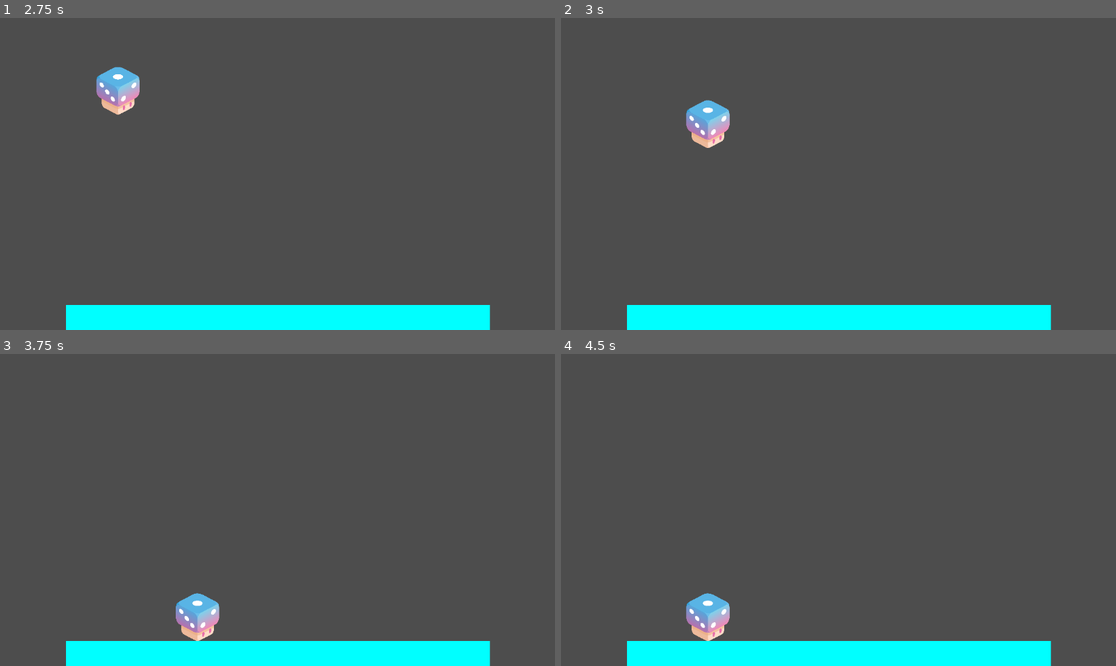
Above: before the commit, frames 1-4 (two rows, left to right).
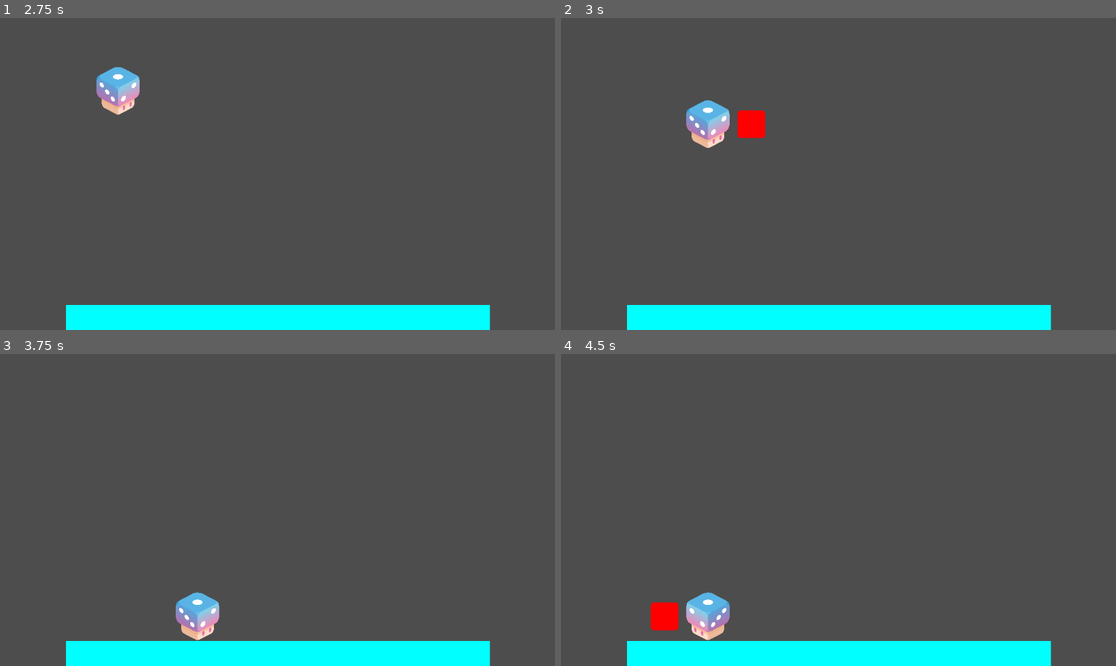
Above: after the commit, the same moments.

Repository: PlaySorbonne/projet-pixel
Game: Godot game, scene res://scenes/Menus/MenuPersistent.tscn
The game is run twice, just before and just after one commit, with the same random seed, the same clock (stepped at 60 frames per second) and the same inputs. The engine's default icon, where the game draws it, is replaced by a stand-in: a white triangle on a blue panel in a dark square.
Inputs:
- Up to frame 1 (2.75 s): click "Start" at 0.5 s; tap Enter (attack) at 1.25 s; hold D (right) 1.28-2 s; hold Enter (attack) 1.28-2 s; tap Space (jump) at 1.52 s; click "Play game" at 2 s
- Up to frame 2 (3 s): hold D (right) from 2.78 s (still down); tap Enter (attack) at 2.85 s
- Up to frame 3 (3.75 s): tap Space (jump) at 3.02 s; release D (right) at 3.53 s; hold A (left) from 3.53 s (still down); hold Shift (special) from 3.53 s (still down)
- Up to frame 4 (4.5 s): tap Enter (attack) at 3.8, 4.35 s; release A (left) at 4.28 s; release Shift (special) at 4.28 s; hold D (right) from 4.28 s (still down)

Frame 1 is identical in both runs. In frame 2, 0.4% of the frame differs, in the area x 31-37%, y 29-39%; in frame 3, 0.2%; in frame 4, 1.1%, in the area x 16-31%, y 76-92%.

Commit message:
reworked player character + added fighter character + basic attack

Diff:
--- a/scenes/Characters/Elements/AttackHitbox.tscn
+++ b/scenes/Characters/Elements/AttackHitbox.tscn
@@ -4,6 +4,7 @@
 [ext_resource type="Texture2D" uid="uid://dxlji7oy1y5hf" path="res://icon.svg" id="2_idmsv"]
 
 [sub_resource type="RectangleShape2D" id="RectangleShape2D_8u0yq"]
+size = Vector2(60, 60)
 
 [node name="Hitbox" type="Area2D"]
 script = ExtResource("1_tt78l")
@@ -13,7 +14,7 @@
 
 [node name="Sprite2D" type="Sprite2D" parent="."]
 modulate = Color(100, 0, 0, 1)
-scale = Vector2(0.15, 0.15)
+scale = Vector2(0.45, 0.45)
 texture = ExtResource("2_idmsv")
 
 [node name="Timer" type="Timer" parent="."]
--- /dev/null
+++ b/scenes/Characters/Fighter.tscn
@@ -0,0 +1,23 @@
+[gd_scene load_steps=4 format=3 uid="uid://dlo5qcfkkb5ti"]
+
+[ext_resource type="Script" path="res://scripts/FighterCharacter.gd" id="1_phwhv"]
+[ext_resource type="Texture2D" uid="uid://c4xo86p4oj20a" path="res://sprites/champsu_only.svg" id="2_7jhj1"]
+
+[sub_resource type="RectangleShape2D" id="RectangleShape2D_re781"]
+size = Vector2(90, 100)
+
+[node name="Fighter" type="CharacterBody2D"]
+script = ExtResource("1_phwhv")
+
+[node name="Sprite2D" type="Sprite2D" parent="."]
+scale = Vector2(0.11, 0.11)
+texture = ExtResource("2_7jhj1")
+
+[node name="CollisionShape2D" type="CollisionShape2D" parent="."]
+shape = SubResource("RectangleShape2D_re781")
+
+[node name="AttackLocation" type="Marker2D" parent="."]
+position = Vector2(90, 0)
+
+[node name="InvincibilityTimer" type="Timer" parent="."]
+one_shot = true
--- /dev/null
+++ b/scenes/Characters/Player.tscn
@@ -0,0 +1,10 @@
+[gd_scene load_steps=3 format=3 uid="uid://ofdotmbw4jkx"]
+
+[ext_resource type="PackedScene" uid="uid://dlo5qcfkkb5ti" path="res://scenes/Characters/Fighter.tscn" id="1_cukm7"]
+[ext_resource type="Script" path="res://scripts/player.gd" id="2_7jbn1"]
+
+[node name="PlayerCharacter" instance=ExtResource("1_cukm7")]
+script = ExtResource("2_7jbn1")
+attack_damage = 1
+attack_intensity = 1
+attack_duration = 0.4
--- a/scenes/Menus/Submenus/GameSessionCreator.tscn
+++ b/scenes/Menus/Submenus/GameSessionCreator.tscn
@@ -1,7 +1,7 @@
 [gd_scene load_steps=5 format=3 uid="uid://coooilpqwhd7p"]
 
 [ext_resource type="Script" path="res://scripts/GameSessionCreator.gd" id="1_dew6n"]
-[ext_resource type="PackedScene" uid="uid://dlo5qcfkkb5ti" path="res://scenes/player.tscn" id="2_5vqkf"]
+[ext_resource type="PackedScene" uid="uid://ofdotmbw4jkx" path="res://scenes/Characters/Player.tscn" id="2_ych37"]
 
 [sub_resource type="LabelSettings" id="LabelSettings_keads"]
 font_size = 28
@@ -16,7 +16,7 @@
 grow_horizontal = 2
 grow_vertical = 2
 script = ExtResource("1_dew6n")
-player_scene = ExtResource("2_5vqkf")
+player_scene = ExtResource("2_ych37")
 
 [node name="Button" type="Button" parent="."]
 layout_direction = 2
--- a/scenes/player.tscn
+++ /dev/null
@@ -1,18 +0,0 @@
-[gd_scene load_steps=4 format=3 uid="uid://dlo5qcfkkb5ti"]
-
-[ext_resource type="Texture2D" uid="uid://c4xo86p4oj20a" path="res://sprites/champsu_only.svg" id="1_f7ayp"]
-[ext_resource type="Script" path="res://scripts/player.gd" id="1_jfeh4"]
-
-[sub_resource type="RectangleShape2D" id="RectangleShape2D_re781"]
-size = Vector2(813.333, 886.667)
-
-[node name="CharacterBody2D" type="CharacterBody2D"]
-scale = Vector2(0.11, 0.11)
-script = ExtResource("1_jfeh4")
-
-[node name="Sprite2D" type="Sprite2D" parent="."]
-texture = ExtResource("1_f7ayp")
-
-[node name="CollisionShape2D" type="CollisionShape2D" parent="."]
-position = Vector2(3.33336, -6.66667)
-shape = SubResource("RectangleShape2D_re781")
--- a/scripts/AttackHitbox.gd
+++ b/scripts/AttackHitbox.gd
@@ -7,10 +7,10 @@
 var can_multi_hit := false
 var delay_between_hits := 0.4
 
-static func new_hitbox(parent : FighterCharacter, hit_damage : int, hitbox_location : Vector2,
+static func spawn_hitbox(parent : FighterCharacter, hit_damage : int, hitbox_location : Vector2,
 duration : float, attached_to_character := true, hit_intensity := 1, size := Vector2.ONE,
 can_multi_hit := false, delay_between_hits := 0.4) -> Hitbox:
-	var my_scene: PackedScene = load("res://scripts/AttackHitbox.gd")
+	var my_scene: PackedScene = load("res://scenes/Characters/Elements/AttackHitbox.tscn")
 	var hitbox : Hitbox = my_scene.instantiate()
 	hitbox.team = parent.team
 	hitbox.damage = hit_damage
--- a/scripts/FighterCharacter.gd
+++ b/scripts/FighterCharacter.gd
@@ -1,5 +1,8 @@
 extends CharacterBody2D
 class_name FighterCharacter
+
+@export var hitpoints := 3
+@export var invincibility_time := 0.2
 
 var character_id := 0
 var team := 0
@@ -16,3 +19,7 @@
 func _ready():
 	print("hullo !")
 	character_id = add_new_character()
+	team = character_id # to remove if we decide to do team battles
+
+func hit(damage : int):
+	hitpoints -= damage
--- a/scripts/GameInfos.gd
+++ b/scripts/GameInfos.gd
@@ -4,5 +4,9 @@
 var players : Array = []
 var players_order : Array = []
 
+
 # add stats (damage, kills, deaths, time in the air, time on the ground, distance,
 # accuracy, evolution...)
+
+
+# add battle type (team, brawl, etc)
--- a/scripts/player.gd
+++ b/scripts/player.gd
@@ -6,11 +6,15 @@
 const SPEED = 300.0
 const JUMP_VELOCITY = -400.0
 
-@export var control_device: int = 0
-@export var control_type: Controls
+@export var attack_damage := 1
+@export var attack_intensity := 1 #for breaking super armor and flying velocity
+@export var attack_duration := 0.4
 
-# Get the gravity from the project settings to be synced with RigidBody nodes.
+
+var control_device: int = 0
+var control_type: Controls
 var gravity = ProjectSettings.get_setting("physics/2d/default_gravity")
+@onready var AttackLocation = $AttackLocation
 
 func set_control_device(device: int):
 	control_device = device
@@ -22,6 +26,10 @@
 	# Add the gravity.
 	if not is_on_floor():
 		velocity.y += gravity * delta
+	if velocity.x > 0:
+		scale.x = 1.0
+	elif velocity.x < 0:
+		scale.x = -1.0
 	move_and_slide()
 
 func _input(event : InputEvent):
@@ -37,7 +45,8 @@
 			velocity.y = JUMP_VELOCITY
 
 		if event.is_action_pressed("attack"):
-			print("character [" + str(character_id) + "] attack !")
+			Hitbox.spawn_hitbox(self, attack_damage, AttackLocation.position, 0.3, true,
+				attack_intensity, Vector2.ONE)
 
 		elif event.is_action_pressed("special"):
 			print("character [" + str(character_id) + "] special !")
